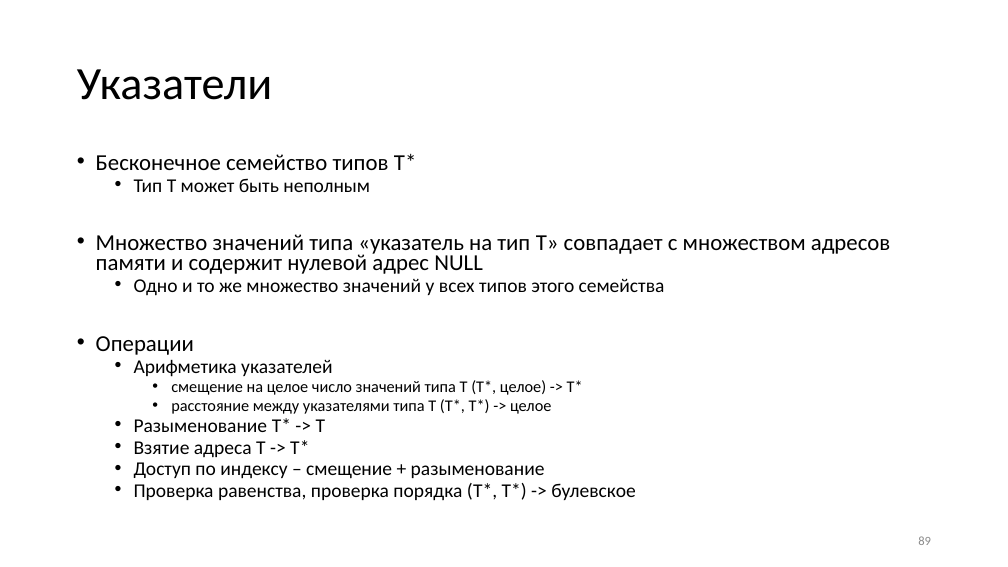
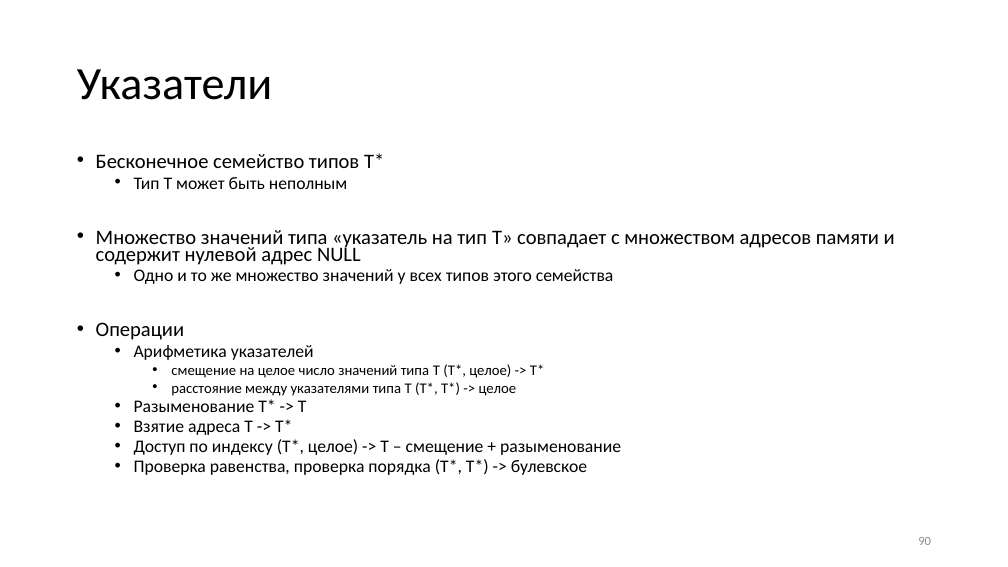
Before and after one commit to Evgueni-Petrov-aka-espetrov/Algorithms-and-Programming-in-C-pptx, a slide deck: slide 90 of 03.5 Типы языка С.pptx (slide 89 before the commit). Drawn at 1008x567 pixels with LibreOffice and Linux fonts; fonts in the diff are those of the drawing. Boxes give left, top, right and bottom in pixels: in the first picture for what was removed or moved away, otherwise in the second. Text is boxed around its words. In the diff, an @@ line names an element or a change of style, - is before the commit and + after.

```diff
--- a/03.5 Типы языка С.pptx
+++ b/03.5 Типы языка С.pptx
@@ text at (96,153,895,475): size 21.7 to 19.6 pt in "Бесконечное семейство типов T*", "Множество значений типа «указатель на тип T» ...", "Операции"; size 18.6 to 16.8 pt in "Тип T может быть неполным", "Одно и то же множество значений у ...", "Арифметика указателей", "Разыменование T* -> T" and 2 more places; size 15.5 to 14 pt in "смещение на целое число значений типа T ...", "расстояние между указателями типа T (T*, T*) ..." @@
@@ text at (134,439,621,455): text changed; size 18.6 to 16.8 pt @@
-  • Доступ по индексу – смещение + разыменование
+  • Доступ по индексу (T*, целое) -> T – смещение + разыменование
@@ page number at (918,537,931,545): text changed @@
-89
+90
```
Also in this commit, not shown: 11 other slides changed, 1 slide added.
